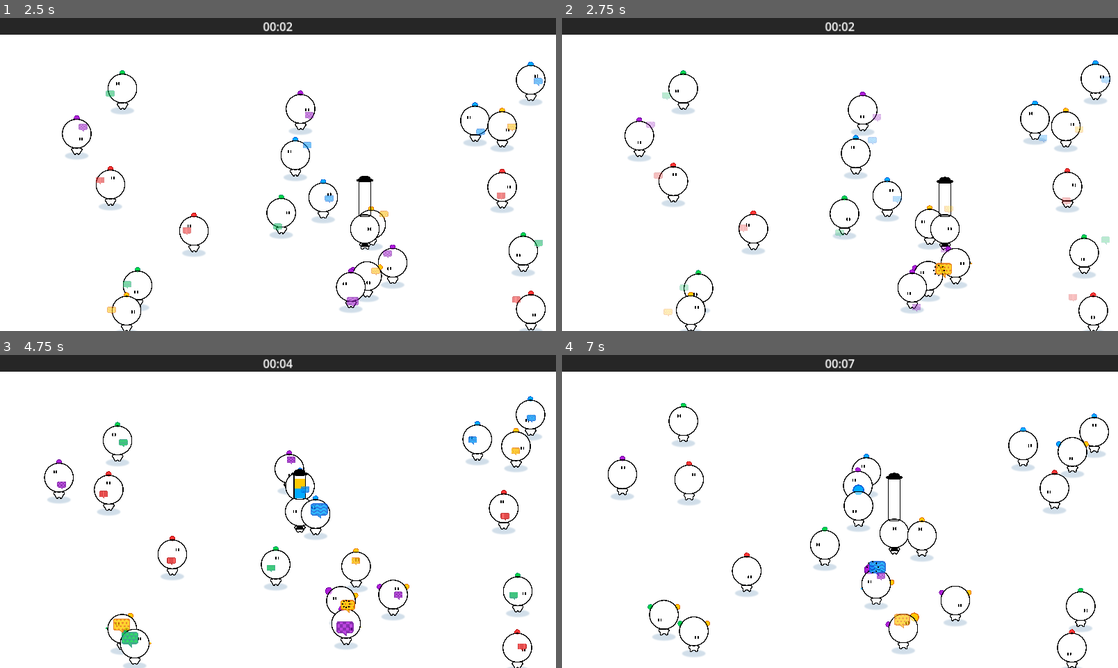
Above: before the commit, frames 1-4 (two rows, left to right).
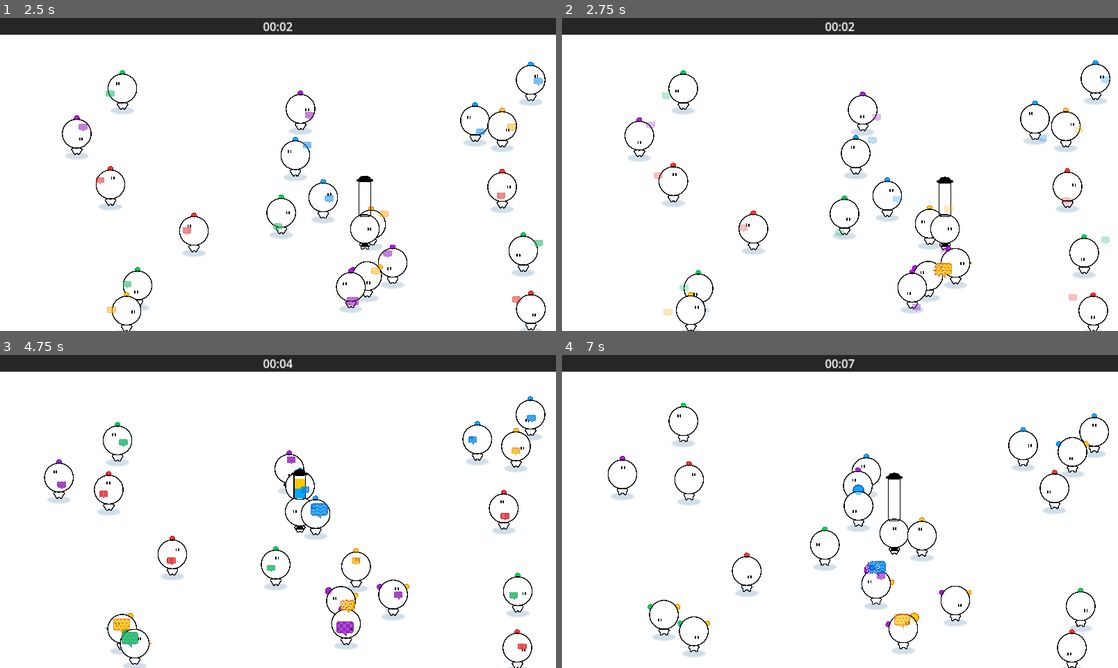
Above: after the commit, the same moments.

Repository: haihala/mankind-knew
Game: Godot game, scene res://world.tscn
Two runs of this game, one before a commit and one after it. Both use one fixed random seed, a clock stepped at 60 frames per second and the inputs below.
Inputs:
- Up to frame 1 (2.5 s): hold D (move_right) 0.53-1.28 s; hold S (move_down) 1.28-2.03 s; hold D (move_right) from 2.03 s (still down)
- Up to frame 2 (2.75 s): keep holding D (move_right)
- Up to frame 3 (4.75 s): release D (move_right) at 2.78 s; hold W (move_up) 2.78-3.53 s; hold A (move_left) from 3.53 s (still down)
- Up to frame 4 (7 s): release A (move_left) at 5.03 s; hold S (move_down) 5.03-5.78 s; hold D (move_right) 5.78-6.53 s; hold W (move_up) from 6.53 s (still down)

Frame 1 is identical in both runs. In frame 2, less than 0.1% of the frame differs, in the area x 66-69%, y 78-83%; in frame 3, less than 0.1%, in the area x 61-64%, y 78-82%; in frame 4, less than 0.1%.

Commit message:
Edit sparkle effects

Diff:
--- a/godot-project/moving_sphere.gdshader
+++ b/godot-project/moving_sphere.gdshader
@@ -5,8 +5,9 @@
 
 const float min_distance = 0.2;
 const float max_distance = 0.8;
-const float radius = 0.1;
+const float radius = 0.2;
 const int ball_count = 8;
+const float outline_thickness = 0.3;
 
 void fragment() {
 	vec2 centered = 2.0*(UV - vec2(0.5));
@@ -17,8 +18,13 @@
 	for (int i = 0; i < ball_count; i++) {
 		float ang = angle_mul * float(i);
 		vec2 ball_pos = dist * vec2(sin(ang), cos(ang));
+		if (length(centered - ball_pos) < radius * (1.0-outline_thickness)) {
+			COLOR = color;
+			break;
+		}
+
 		if (length(centered - ball_pos) < radius) {
-			COLOR = color;
+			COLOR.rgba = vec4(1.0);
 			break;
 		}
 	}
--- a/godot-project/projectile.gd
+++ b/godot-project/projectile.gd
@@ -43,6 +43,7 @@
 
 		var sparkle = sparkle_scene.instantiate()
 		sparkle.position = position
+		sparkle.material.set_shader_parameter("color", NPC.new().border_colors[belief])
 		get_parent().add_child(sparkle)
 
 		$SizeAdjustmentTimer.start()
--- a/godot-project/sparkle.tscn
+++ b/godot-project/sparkle.tscn
@@ -5,7 +5,7 @@
 
 [sub_resource type="ShaderMaterial" id="ShaderMaterial_cccub"]
 shader = ExtResource("2_0fjta")
-shader_parameter/color = null
+shader_parameter/color = Color(1, 0, 0, 1)
 shader_parameter/phase = 1.0
 
 [sub_resource type="CanvasTexture" id="CanvasTexture_bsvwm"]
